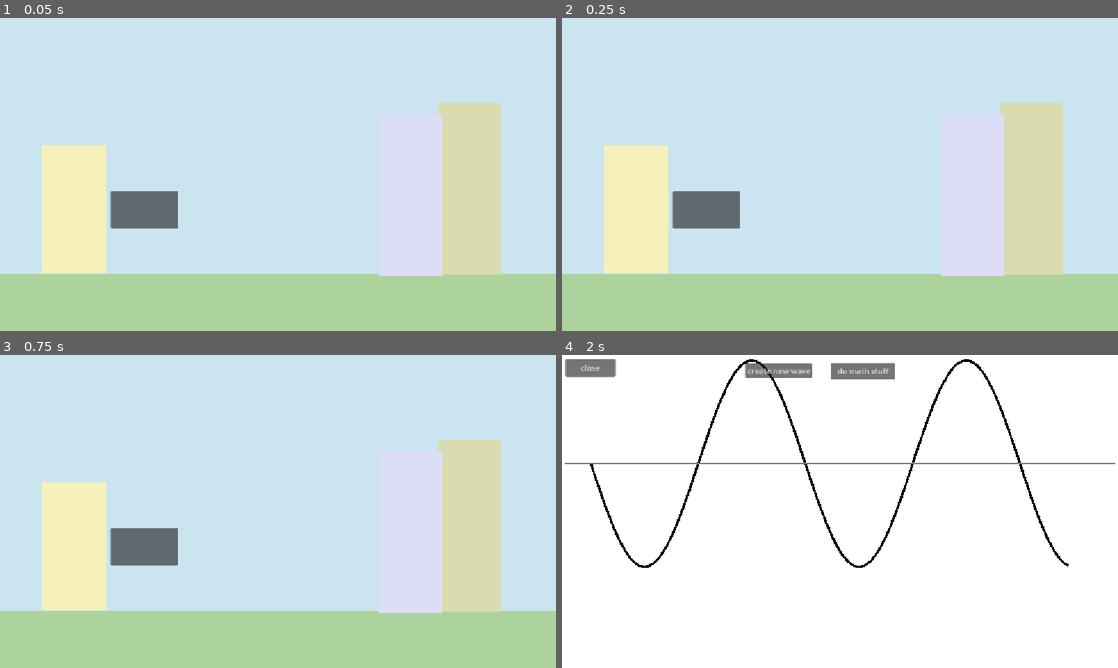
Above: before the commit, frames 1-4 (two rows, left to right).
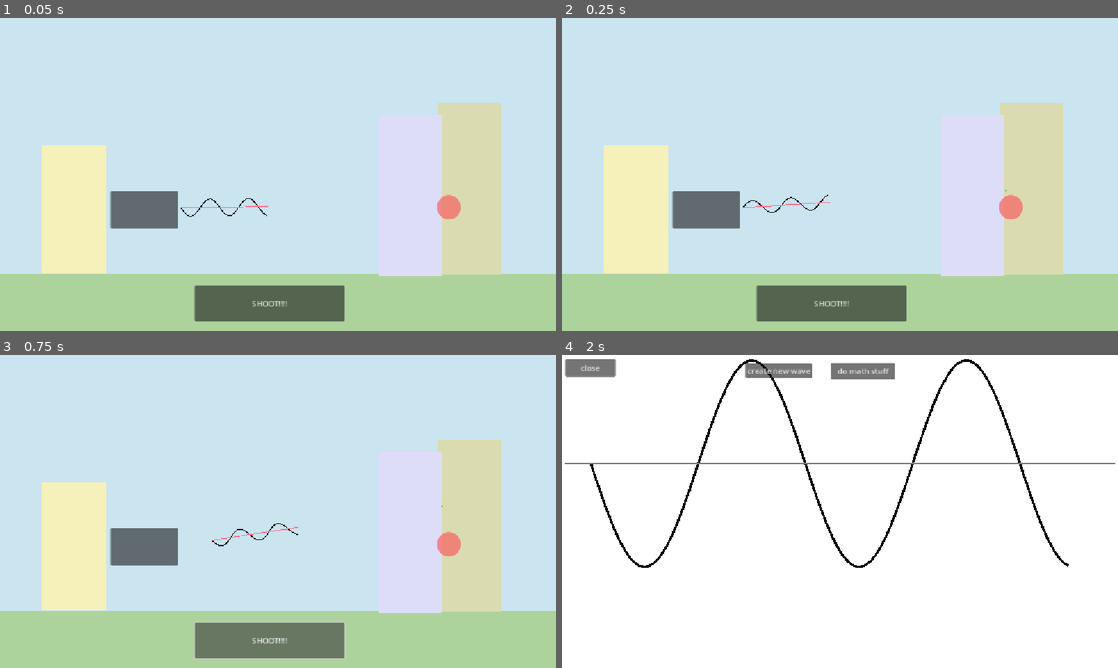
Above: after the commit, the same moments.

Repository: ChuckChuckler/fun-wave-practice-game
Game: Godot game, scene res://main.tscn
Same seed, same stepped clock (60 frames per second), same inputs: the game is played once before the commit and once after it. The project has no main scene, so this scene is started directly.
Inputs (mouse positions are in pixels of both pictures, inside the frame that each line leads up to):
- Up to frame 1 (0.05 s): no input
- Up to frame 2 (0.25 s): no input
- Up to frame 3 (0.75 s): click (266, 639) at 0.5 s, where only the run after the commit has a clickable "SHOOT!!!!"
- Up to frame 4 (2 s): click (706, 545) at 1.25 s

The runs differ from the first frame. In frame 1, 3.6% of the frame differs, in the area x 32-83%, y 56-98%; in frame 2, 3.6%; in frame 3, 3.5%; in frame 4, nothing differs.

Commit message:
waves can actually be shot now!!!

Diff:
--- a/fun-wave-game-ft-rui-and-sakaki/main.tscn
+++ b/fun-wave-game-ft-rui-and-sakaki/main.tscn
@@ -1,8 +1,15 @@
-[gd_scene load_steps=4 format=3 uid="uid://2eyt0uxhnhvj"]
+[gd_scene load_steps=5 format=3 uid="uid://2eyt0uxhnhvj"]
 
 [ext_resource type="Script" uid="uid://sees5bj47lnx" path="res://manager.gd" id="1_0xm2m"]
 [ext_resource type="Script" uid="uid://mjbaobdovygv" path="res://shooting_wave.gd" id="2_1bvp3"]
 [ext_resource type="Script" uid="uid://bd7i268qmnnoc" path="res://waveManager.gd" id="2_h2yge"]
+
+[sub_resource type="StyleBoxFlat" id="StyleBoxFlat_h2yge"]
+bg_color = Color(0.96862745, 0.3882353, 0.3882353, 0.7137255)
+corner_radius_top_left = 100
+corner_radius_top_right = 100
+corner_radius_bottom_right = 100
+corner_radius_bottom_left = 100
 
 [node name="main" type="Node2D"]
 
@@ -70,26 +77,59 @@
 color = Color(0.34407577, 0.34407574, 0.34407574, 1)
 
 [node name="shoot_interface" type="Control" parent="main_game"]
-visible = false
 anchors_preset = 0
 offset_right = 40.0
 offset_bottom = 40.0
+
+[node name="target" type="Panel" parent="main_game/shoot_interface"]
+layout_mode = 0
+offset_left = 905.0
+offset_top = 367.0
+offset_right = 955.0
+offset_bottom = 417.0
+theme_override_styles/panel = SubResource("StyleBoxFlat_h2yge")
 
 [node name="wave" type="Node2D" parent="main_game/shoot_interface"]
 position = Vector2(375, 392)
 script = ExtResource("2_1bvp3")
 
-[node name="wave" type="Line2D" parent="main_game/shoot_interface/wave"]
+[node name="wave_object" type="Node2D" parent="main_game/shoot_interface/wave"]
+
+[node name="wave" type="Line2D" parent="main_game/shoot_interface/wave/wave_object"]
 position = Vector2(-370, -392)
 points = PackedVector2Array(370, 393, 550, 393)
 width = 2.0
 default_color = Color(0.08468992, 0.08468992, 0.08468992, 1)
 
-[node name="equilibrium" type="Line2D" parent="main_game/shoot_interface/wave"]
+[node name="equilibrium" type="Line2D" parent="main_game/shoot_interface/wave/wave_object"]
 position = Vector2(-370, -392)
 points = PackedVector2Array(370, 393, 550, 393)
 width = 2.0
-default_color = Color(0.6955032, 0.6955031, 0.6955032, 1)
+default_color = Color(0.9963185, 0.46520072, 0.578303, 1)
+
+[node name="shoot_reset" type="Timer" parent="main_game/shoot_interface/wave/wave_object"]
+wait_time = 3.0
+one_shot = true
+
+[node name="target_correct" type="Node2D" parent="main_game/shoot_interface/wave"]
+position = Vector2(181, 1)
+
+[node name="target" type="ColorRect" parent="main_game/shoot_interface/wave/target_correct"]
+offset_left = 364.0
+offset_top = -2.0
+offset_right = 367.0
+offset_bottom = 2.0
+color = Color(0.54421973, 0.78522366, 0.4677487, 1)
+
+[node name="target_incorrect" type="Node2D" parent="main_game/shoot_interface/wave"]
+position = Vector2(181, 1)
+
+[node name="target" type="ColorRect" parent="main_game/shoot_interface/wave/target_incorrect"]
+offset_left = 887.0
+offset_top = 2.0
+offset_right = 890.0
+offset_bottom = 6.0
+color = Color(1, 0.6039216, 0.5411765, 1)
 
 [node name="shoot_button" type="Button" parent="main_game/shoot_interface"]
 layout_mode = 0
--- a/fun-wave-game-ft-rui-and-sakaki/manager.gd
+++ b/fun-wave-game-ft-rui-and-sakaki/manager.gd
@@ -28,13 +28,14 @@
 		$"../solve_interface".visible=false
 		$"../main_game".visible=true
 		$"../main_game/shoot_interface".visible=true
+		$"../main_game/shoot_interface/target".position.y=randf_range(254.0,459.0)
 
 
 func _try_shot() -> void:
 	$"../solve_interface/RichTextLabel".text=""
 	$"../main_game/shoot_interface/wave".is_being_shot=true
-	var result:bool = $"../wave_interface/wave".check_ans()
-	print_debug(result)
+	$"../main_game/shoot_interface/wave".wave_success=$"../wave_interface/wave".check_ans()
+
 
 func _open_wave_machine() -> void:
 	$"../main_game".visible=false
--- a/fun-wave-game-ft-rui-and-sakaki/shooting_wave.gd
+++ b/fun-wave-game-ft-rui-and-sakaki/shooting_wave.gd
@@ -1,7 +1,8 @@
 extends Node2D
 
 var target:float=-25.0
-const VELOCITY:float=20.0
+const ROTATE_VELOCITY:float=15.0
+const SHOOT_VELOCITY:float=350.0
 var is_being_shot:bool=false
 
 const FREQ:float=1.5
@@ -11,19 +12,30 @@
 
 var time:float=0.0
 
+var wave_success:bool
+
+@onready var DEF_POS=$wave_object.position
 
 # Called when the node enters the scene tree for the first time.
 func _ready() -> void:
-	pass # Replace with function body.
+	pass
 
 
 # Called every frame. 'delta' is the elapsed time since the previous frame.
 func _process(delta: float) -> void:
 	if !is_being_shot:
-		rotation_degrees = move_toward(rotation_degrees, target*1.05, delta*VELOCITY)
+		rotation_degrees = move_toward(rotation_degrees, target*1.05, delta*ROTATE_VELOCITY)
 		if rotation_degrees>=target-0.2 and rotation_degrees<=target+0.2:
 			target*=-1
-
+	else:
+		if wave_success:
+			$wave_object.position=$wave_object.position.move_toward($target_correct/target.position,delta*SHOOT_VELOCITY)
+			if $wave_object.position==$target_correct/target.position and $wave_object/shoot_reset.time_left<=0:
+				$wave_object/shoot_reset.start()
+		else:
+			$wave_object.position=$wave_object.position.move_toward($target_incorrect/target.position,delta*SHOOT_VELOCITY)
+			if $wave_object.position==$target_incorrect/target.position and $wave_object/shoot_reset.time_left<=0:
+				$wave_object/shoot_reset.start()
 	time+=delta
 	update_wave()
 
@@ -39,4 +51,4 @@
 
 		points.append(Vector2(x+370,y+393))
 
-	$wave.points=points
+	$wave_object/wave.points=points
